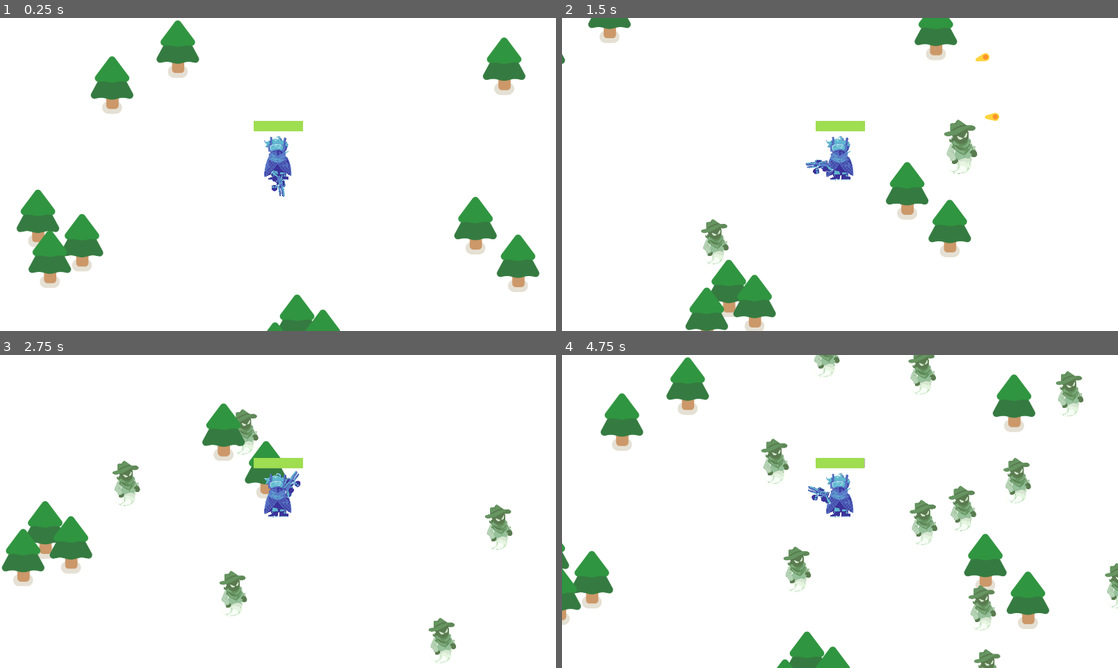
Above: before the commit, frames 1-4 (two rows, left to right).
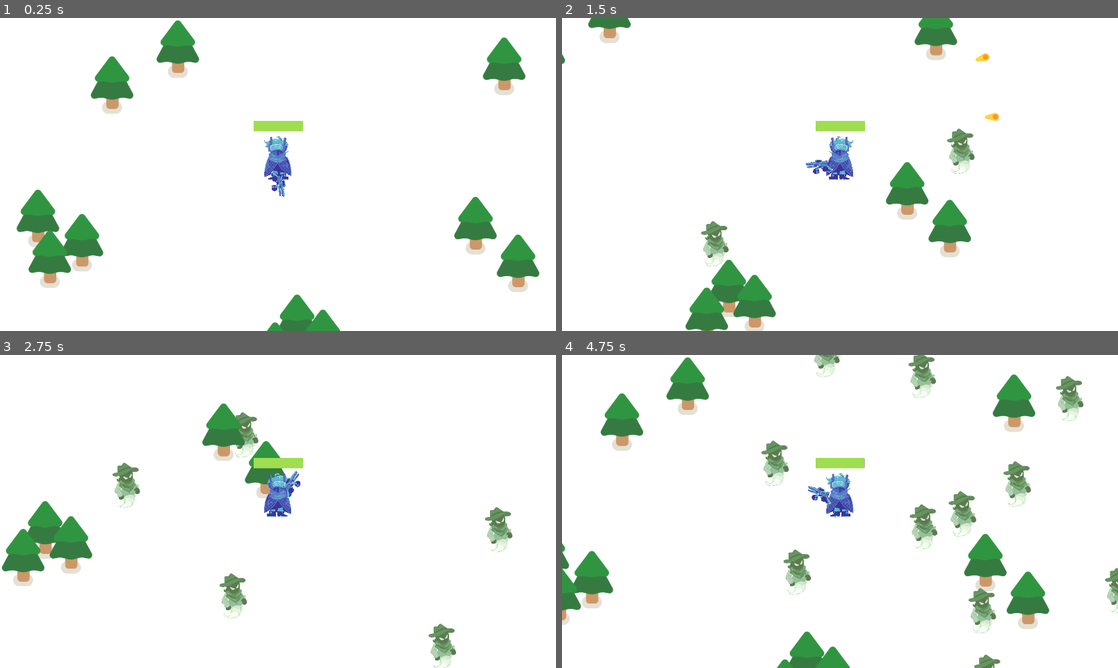
Above: after the commit, the same moments.

Repository: mid-at-coding/imgd-game
Game: Godot game, scene res://scenes/survivors_game.tscn
The game is run twice, just before and just after one commit, with the same random seed, the same clock (stepped at 60 frames per second) and the same inputs. This scene is started directly instead of the project's main scene.
Inputs (mouse positions are in pixels of both pictures, inside the frame that each line leads up to):
- Up to frame 1 (0.25 s): no input
- Up to frame 2 (1.5 s): move the mouse to (962, 158) at 0.52 s; hold D (move_right) 0.53-1.28 s; click (962, 158) at 0.67 s; move the mouse to (728, 190) at 1.27 s; hold S (move_down) from 1.28 s (still down)
- Up to frame 3 (2.75 s): move the mouse to (333, 442) at 2.02 s; release S (move_down) at 2.03 s; hold D (move_right) from 2.03 s (still down)
- Up to frame 4 (4.75 s): move the mouse to (812, 574) at 2.77 s; release D (move_right) at 2.78 s; hold W (move_up) 2.78-3.53 s; click (812, 574) at 2.92 s; move the mouse to (1006, 558) at 3.52 s; hold A (move_left) from 3.53 s (still down); move the mouse to (673, 464) at 4.27 s

The runs differ from the first frame. In frame 2, 0.9% of the frame differs, in the area x 25-75%, y 32-80%; in frame 3, 1.6%; in frame 4, 2.8%, in the area x 35-100%, y 0-100%.

Commit message:
Added Sprite Animations
Added animated sprites for player in happy_boo as well as set their walking animation, and made sprite face walking direction.
Also added animated sprites for the ghosts in slime.tscn

Diff:
--- a/game/scenes/happy_boo.tscn
+++ b/game/scenes/happy_boo.tscn
@@ -7,6 +7,7 @@
 [ext_resource type="Texture2D" uid="uid://qmqpm6asge1i" path="res://assets/art/squareUpperLeg.png" id="5_q2t1e"]
 [ext_resource type="Texture2D" uid="uid://cksiu5gst6fmp" path="res://assets/art/squareBody.png" id="6_w3ck4"]
 [ext_resource type="Texture2D" uid="uid://cvs0lh814pk7h" path="res://assets/art/squareFace.png" id="7_h5h8s"]
+[ext_resource type="Texture2D" uid="uid://bpm0rg4dwbnx2" path="res://assets/art/playerWalkSpritesheet.png" id="8_duk12"]
 
 [sub_resource type="Animation" id="Animation_hed62"]
 length = 0.001
@@ -580,6 +581,54 @@
 &"walk": SubResource("Animation_74kqe")
 }
 
+[sub_resource type="AtlasTexture" id="AtlasTexture_duk12"]
+atlas = ExtResource("8_duk12")
+region = Rect2(0, 0, 125, 184)
+
+[sub_resource type="AtlasTexture" id="AtlasTexture_o2yqx"]
+atlas = ExtResource("8_duk12")
+region = Rect2(0, 0, 125, 184)
+
+[sub_resource type="AtlasTexture" id="AtlasTexture_xswb8"]
+atlas = ExtResource("8_duk12")
+region = Rect2(125, 0, 125, 184)
+
+[sub_resource type="AtlasTexture" id="AtlasTexture_pw4aq"]
+atlas = ExtResource("8_duk12")
+region = Rect2(250, 0, 125, 184)
+
+[sub_resource type="AtlasTexture" id="AtlasTexture_esvav"]
+atlas = ExtResource("8_duk12")
+region = Rect2(375, 0, 125, 184)
+
+[sub_resource type="SpriteFrames" id="SpriteFrames_qxm0y"]
+animations = [{
+"frames": [{
+"duration": 1.0,
+"texture": SubResource("AtlasTexture_duk12")
+}],
+"loop": 1,
+"name": &"idle",
+"speed": 5.0
+}, {
+"frames": [{
+"duration": 1.0,
+"texture": SubResource("AtlasTexture_o2yqx")
+}, {
+"duration": 1.0,
+"texture": SubResource("AtlasTexture_xswb8")
+}, {
+"duration": 1.0,
+"texture": SubResource("AtlasTexture_pw4aq")
+}, {
+"duration": 1.0,
+"texture": SubResource("AtlasTexture_esvav")
+}],
+"loop": 1,
+"name": &"walk",
+"speed": 5.0
+}]
+
 [node name="HappyBoo" type="Node2D" unique_id=1320819343]
 script = ExtResource("1_kg7lb")
 
@@ -589,6 +638,7 @@
 playback_default_blend_time = 0.2
 
 [node name="GroundShadow" type="Sprite2D" parent="." unique_id=1447116262]
+visible = false
 modulate = Color(0.898039, 0.878431, 0.831373, 1)
 z_index = -1
 z_as_relative = false
@@ -597,6 +647,7 @@
 metadata/_edit_lock_ = true
 
 [node name="Colorizer" type="Node2D" parent="." unique_id=1479723964]
+visible = false
 modulate = Color(1, 0.572549, 0.176471, 1)
 
 [node name="SquareUpperLegL" type="Sprite2D" parent="Colorizer" unique_id=1219398896]
@@ -619,6 +670,7 @@
 offset = Vector2(-4, 0)
 
 [node name="SquareUpperLegR" type="Sprite2D" parent="Colorizer" unique_id=550710884]
+visible = false
 position = Vector2(9.20459, -29.9444)
 rotation = -0.213676
 scale = Vector2(0.999794, 0.999794)
@@ -637,6 +689,7 @@
 offset = Vector2(-4, 0)
 
 [node name="SquareBody" type="Sprite2D" parent="Colorizer" unique_id=1250003207]
+visible = false
 position = Vector2(-1.73067, -36.6061)
 rotation = -0.0250386
 scale = Vector2(0.9842, 0.990263)
@@ -647,3 +700,8 @@
 position = Vector2(0, -17)
 texture = ExtResource("7_h5h8s")
 metadata/_edit_lock_ = true
+
+[node name="AnimatedSprite2D" type="AnimatedSprite2D" parent="." unique_id=1652400392]
+position = Vector2(-1, -55)
+sprite_frames = SubResource("SpriteFrames_qxm0y")
+animation = &"idle"
--- a/game/scenes/player.tscn
+++ b/game/scenes/player.tscn
@@ -3,7 +3,6 @@
 [ext_resource type="Script" uid="uid://bdw2ybx4tgaa" path="res://scripts/creature.gd" id="1_dqkch"]
 [ext_resource type="PackedScene" uid="uid://pbmyh1qru7p" path="res://scenes/happy_boo.tscn" id="2_bl5ih"]
 [ext_resource type="PackedScene" uid="uid://cphcr81upg72i" path="res://scenes/gun.tscn" id="3_bt0kc"]
-[ext_resource type="Texture2D" uid="uid://crr1lphft7tx8" path="res://assets/art/playerStand.png" id="3_qlg0r"]
 
 [sub_resource type="RectangleShape2D" id="RectangleShape2D_csncd"]
 size = Vector2(66, 38)
@@ -24,11 +23,6 @@
 
 [node name="HappyBoo" parent="." unique_id=984748070 instance=ExtResource("2_bl5ih")]
 unique_name_in_owner = true
-visible = false
-
-[node name="PlayerStand" type="Sprite2D" parent="." unique_id=1719410270]
-position = Vector2(-2, -54)
-texture = ExtResource("3_qlg0r")
 
 [node name="CollisionShape2D" type="CollisionShape2D" parent="." unique_id=2129353866]
 shape = SubResource("RectangleShape2D_csncd")
--- a/game/scenes/slime.tscn
+++ b/game/scenes/slime.tscn
@@ -4,9 +4,9 @@
 [ext_resource type="Script" uid="uid://c055juj57t86b" path="res://scripts/slime.gd" id="1_87y5x"]
 [ext_resource type="Texture2D" uid="uid://b7rhtttevhxtj" path="res://assets/art/groundShadow.png" id="1_cq7ej"]
 [ext_resource type="Texture2D" uid="uid://c078jrp2yvc4s" path="res://assets/art/slimeFace.png" id="2_ygydt"]
-[ext_resource type="Texture2D" uid="uid://psjecpyx5kqs" path="res://assets/art/ghostEnemy.png" id="3_gstla"]
 [ext_resource type="Texture2D" uid="uid://btbxea1f3vwot" path="res://assets/art/slimeBodyHurt.png" id="4_0qu0c"]
 [ext_resource type="Texture2D" uid="uid://cai2ijnbypqtr" path="res://assets/art/slimeFaceHurt.png" id="4_hi70h"]
+[ext_resource type="Texture2D" uid="uid://be2ix5wf6170e" path="res://assets/art/ghostMoveSpritesheet.png" id="7_gstla"]
 
 [sub_resource type="Animation" id="Animation_y4lve"]
 length = 0.001
@@ -212,6 +212,49 @@
 &"walk": SubResource("Animation_l6fy2")
 }
 
+[sub_resource type="AtlasTexture" id="AtlasTexture_v5wyi"]
+atlas = ExtResource("7_gstla")
+region = Rect2(0, 0, 200, 200)
+
+[sub_resource type="AtlasTexture" id="AtlasTexture_0l8pv"]
+atlas = ExtResource("7_gstla")
+region = Rect2(200, 0, 200, 200)
+
+[sub_resource type="AtlasTexture" id="AtlasTexture_vnioy"]
+atlas = ExtResource("7_gstla")
+region = Rect2(400, 0, 200, 200)
+
+[sub_resource type="AtlasTexture" id="AtlasTexture_2xjuo"]
+atlas = ExtResource("7_gstla")
+region = Rect2(600, 0, 200, 200)
+
+[sub_resource type="AtlasTexture" id="AtlasTexture_a02ik"]
+atlas = ExtResource("7_gstla")
+region = Rect2(0, 200, 200, 200)
+
+[sub_resource type="SpriteFrames" id="SpriteFrames_5ebrl"]
+animations = [{
+"frames": [{
+"duration": 1.0,
+"texture": SubResource("AtlasTexture_v5wyi")
+}, {
+"duration": 1.0,
+"texture": SubResource("AtlasTexture_0l8pv")
+}, {
+"duration": 1.0,
+"texture": SubResource("AtlasTexture_vnioy")
+}, {
+"duration": 1.0,
+"texture": SubResource("AtlasTexture_2xjuo")
+}, {
+"duration": 1.0,
+"texture": SubResource("AtlasTexture_a02ik")
+}],
+"loop": 1,
+"name": &"default",
+"speed": 5.0
+}]
+
 [node name="Slime" type="Node2D" unique_id=972096811]
 script = ExtResource("1_87y5x")
 
@@ -225,10 +268,6 @@
 
 [node name="Anchor" type="Marker2D" parent="." unique_id=1733491898]
 
-[node name="GhostEnemy" type="Sprite2D" parent="Anchor" unique_id=697022247]
-position = Vector2(-7, -40)
-texture = ExtResource("3_gstla")
-
 [node name="SlimeBody" type="Sprite2D" parent="Anchor" unique_id=1305489894]
 visible = false
 texture = ExtResource("1_3j35h")
@@ -249,3 +288,10 @@
 [node name="AnimationPlayer" type="AnimationPlayer" parent="." unique_id=1998800681]
 unique_name_in_owner = true
 libraries/ = SubResource("AnimationLibrary_j6cum")
+
+[node name="AnimatedSprite2D" type="AnimatedSprite2D" parent="." unique_id=1910058800]
+position = Vector2(-3, -43)
+sprite_frames = SubResource("SpriteFrames_5ebrl")
+autoplay = "default"
+frame = 3
+frame_progress = 0.4401739
--- a/game/scripts/happy_boo.gd
+++ b/game/scripts/happy_boo.gd
@@ -6,17 +6,22 @@
 # |_ %AnimationPlayer : AnimationPlayer
 # |_ %HealthBar : ProgressBar
 # |_ %HurtBox : Area2D
+# TODO adjust happyboo code to be new Player code (code that uses %AnimationPlayer are old)
 extends Node2D
 
 signal health_depleted
 @export var damage_rate = 6.0
+@onready var animated_sprite_2d: AnimatedSprite2D = $AnimatedSprite2D
 
 # Plays idle animation
 func play_idle():
+	animated_sprite_2d.play("idle")
 	%AnimationPlayer.play("idle")
+
 
 # Plays walk animation
 func play_walk():
+	animated_sprite_2d.play("walk")
 	%AnimationPlayer.play("walk")
 
 # There is no hurt animation, currently
@@ -28,6 +33,10 @@
 	var overlapping_mobs = %HurtBox.get_overlapping_bodies()
 	if overlapping_mobs:
 		get_parent().take_damage(damage_rate * overlapping_mobs.size() * delta)
+	var direction := Input.get_axis("move_left", "move_right")
+	# Flip based on input direction
+	if direction != 0:
+		animated_sprite_2d.flip_h = direction > 0
 
 # Raise death signal
 func die():
Binary file added: game/assets/art/ghostMoveSpritesheet.png
Not shown, added: game/assets/art/ghostMoveSpritesheet.png.import
Binary file added: game/assets/art/playerWalkSpritesheet.png
Not shown, added: game/assets/art/playerWalkSpritesheet.png.import
